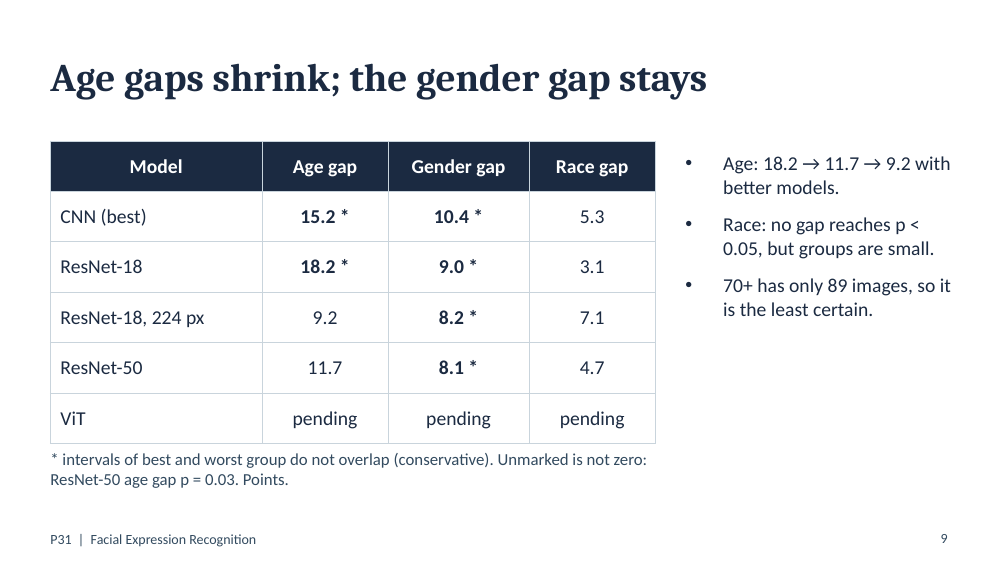
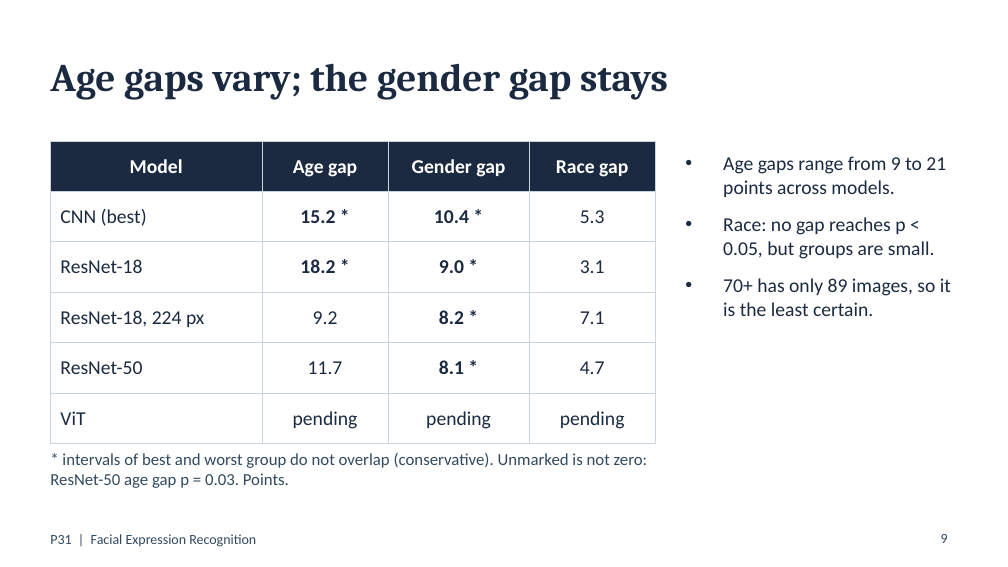
Before and after one commit to Neeraj-NP/P31-facial-expression-recognition, a slide deck: slide 9 of report/slides.pptx. Drawn at 1008x567 pixels with LibreOffice and Linux fonts; fonts in the diff are those of the drawing. Boxes give left, top, right and bottom in pixels: in the first picture for what was removed or moved away, otherwise in the second. Text is boxed around its words. In the diff, an @@ line names an element or a change of style, - is before the commit and + after.

```diff
--- a/report/slides.pptx
+++ b/report/slides.pptx
@@ title at (50,63,668,100): text changed @@
-Age gaps shrink; the gender gap stays
+Age gaps vary; the gender gap stays
@@ text at (723,156,946,197): text changed @@
-• Age: 18.2 → 11.7 → 9.2 with better models.
+• Age gaps range from 9 to 21 points across models.
```
Also in this commit, not shown: 2 other slides changed, 5 other files.
